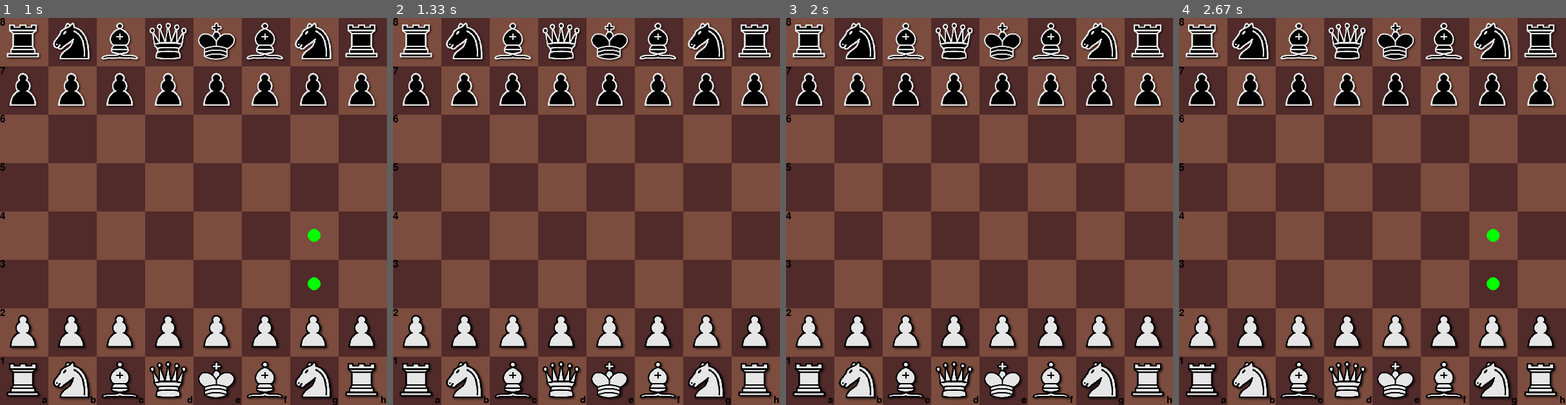
Above: before the commit, frames 1-4 (left to right).
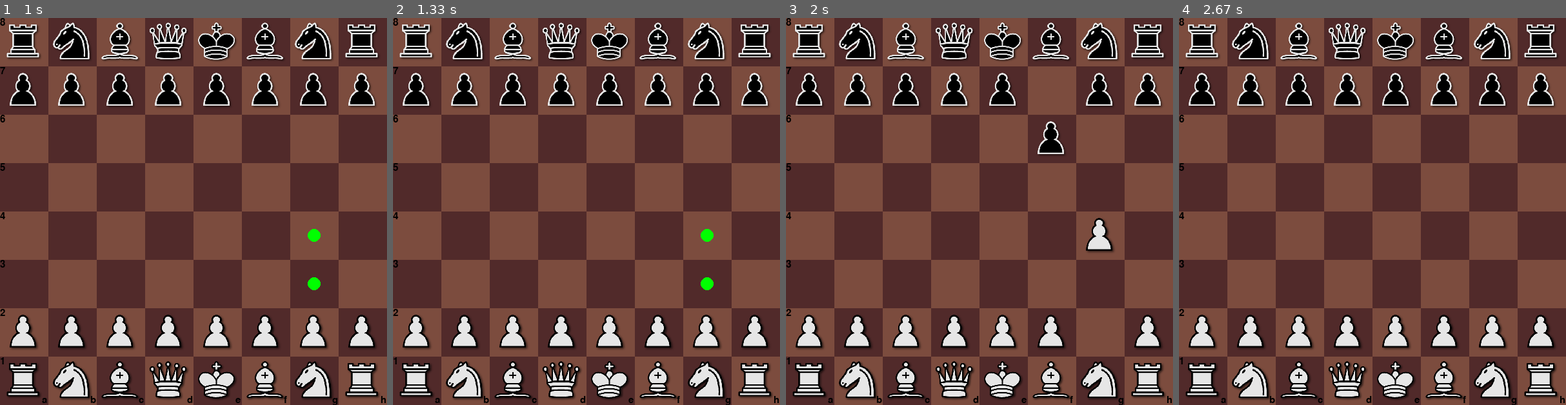
Above: after the commit, the same moments.

Repository: DepressingWeeb/Chess-Pygame
Game: pygame game, started from main.py
Same seed, same stepped clock (60 frames per second), same inputs: the game is played once before the commit and once after it.
Inputs (mouse positions are in pixels of both pictures, inside the frame that each line leads up to):
- Up to frame 1 (1 s): tap U at 0.33 s; press the mouse at (251, 76) at 0.7 s; move the mouse to (294, 211) at 0.8 s; release the mouse at (332, 346) at 0.93 s
- Up to frame 2 (1.33 s): press the mouse at (644, 76) at 1.03 s; move the mouse to (543, 137) at 1.13 s; release the mouse at (447, 199) at 1.27 s
- Up to frame 3 (2 s): press the mouse at (1037, 76) at 1.37 s; move the mouse to (1080, 215) at 1.47 s; release the mouse at (1126, 358) at 1.6 s; press the mouse at (1037, 76) at 1.7 s; move the mouse to (1056, 126) at 1.8 s; release the mouse at (1080, 176) at 1.93 s
- Up to frame 4 (2.67 s): hold U 2-2.47 s; click (1507, 312) at 2.08 s

Frame 1 is identical in both runs. In frame 2, 0.2% of the frame differs, in the area x 79-83%, y 54-71%; in frame 3, 1.7%, in the area x 65-85%, y 14-86%; in frame 4, 0.2%.

Commit message:
'fix bug'

Diff:
--- a/main.py
+++ b/main.py
@@ -43,6 +43,7 @@
         self.last_move = [(None, None), (None, None)]
         self.move_made = []
         self.en_passant = (None, None)
+        self.en_passant_history = []
         self.black_bishop_img = pygame.transform.scale(pygame.image.load('resources/resources/black_bishop.png'),
                                                        (WIDTH // 9, HEIGHT // 9))
         self.white_bishop_img = pygame.transform.scale(pygame.image.load('resources/resources/white_bishop.png'),
@@ -86,6 +87,7 @@
             ['p', 'p', 'p', 'p', 'p', 'p', 'p', 'p'],
             ['r', 'n', 'b', 'q', 'k', 'b', 'n', 'r']
         ]
+        self.board_history = []
 
     def draw_board(self):
         for i in range(8):
@@ -153,7 +155,7 @@
     def check_valid(row, col):
         return 0 <= row <= 7 and 0 <= col <= 7
 
-    def move(self):
+    def check_mouse_input(self):
         if pygame.mouse.get_pressed()[0] and self.delay == -1:
             x, y = pygame.mouse.get_pos()
             row, col = y // (HEIGHT // 8), x // (WIDTH // 8)
@@ -164,81 +166,147 @@
             else:
                 if (row, col) == self.start_move:
                     return
+                elif not self.check_diff_side(self.start_move[0], self.start_move[1], row, col) and self.board[row][
+                    col] != '':
+                    self.start_move = (row, col)
                 else:
-                    if (row, col) in self.get_legal_moves(self.start_move[0], self.start_move[1]):
-                        self.destination_move = (row, col)
-                        start_row, start_col = self.start_move
-                        end_row, end_col = self.destination_move
-                        # check if the move is castle or not,if it is,move the rook and king to a specific square
-                        if self.board[start_row][start_col] == 'k':
-                            check_long_castle, check_short_castle = self.check_castling_right()
-                            if check_long_castle and (end_row, end_col) == (7, 2):
-                                self.board[7][0], self.board[7][3] = '', self.board[7][0]
-                            elif check_short_castle and (end_row, end_col) == (7, 6):
-                                self.board[7][7], self.board[7][5] = '', self.board[7][7]
-                        elif self.board[start_row][start_col] == 'K':
-                            check_long_castle, check_short_castle = self.check_castling_right()
-                            if check_long_castle and (end_row, end_col) == (0, 2):
-                                self.board[0][0], self.board[0][3] = '', self.board[0][0]
-                            elif check_short_castle and (end_row, end_col) == (0, 6):
-                                self.board[0][7], self.board[0][5] = '', self.board[0][7]
-                        # check for en passant
-                        if self.board[start_row][start_col].lower() == 'p' and self.en_passant != (None, None):
-                            r, c = self.en_passant
-                            if self.white_turn and end_row == r - 1 and end_col == c:
-                                self.board[r][c] = ''
-                            elif (not self.white_turn) and end_row == r + 1 and end_col == c:
-                                self.board[r][c] = ''
-                        if self.board[start_row][start_col].lower() == 'p' and abs(end_row - start_row) == 2:
-                            self.en_passant = (end_row, end_col)
-                        else:
-                            self.en_passant = (None, None)
-
-                        self.board[start_row][start_col], self.board[end_row][end_col] = '', self.board[start_row][
-                            start_col]
-                        if self.board[end_row][end_col].lower() == 'p' and (end_row == 7 or end_row == 0):
-                            self.board[end_row][end_col] = self.pawn_promotion(end_row, end_col)
-
-                        self.last_move = [self.start_move, self.destination_move]
-                        self.move_made.append(self.last_move)
-                        self.white_turn = not self.white_turn
-                        if self.is_checkmate():
-                            pygame.quit()
-                            sys.exit()
-                        self.start_move = (None, None)
-                        self.destination_move = (None, None)
-                        self.delay = 0
-
-                    elif not self.check_diff_side(self.start_move[0], self.start_move[1], row, col):
-                        self.start_move = (row, col)
-
+                    self.move(self.start_move, (row, col))
+        if pygame.key.get_pressed()[K_u] and self.delay == -1:
+            self.undo_move()
         if self.delay >= 0:
             self.delay += 1
             if self.delay == 15:
                 self.delay = -1
 
-    def get_legal_moves(self, row, col):
+    def move(self, start_move, destination_move):
+        row, col = destination_move
+        if (row, col) in self.get_legal_moves(start_move[0], start_move[1], self.white_turn):
+            self.destination_move = (row, col)
+            start_row, start_col = start_move
+            end_row, end_col = destination_move
+            # check if the move is castle or not,if it is,move the rook and king to a specific square
+            if self.board[start_row][start_col] == 'k':
+                check_long_castle, check_short_castle = self.check_castling_right()
+                if check_long_castle and (end_row, end_col) == (7, 2):
+                    self.board[7][0], self.board[7][3] = '', self.board[7][0]
+                elif check_short_castle and (end_row, end_col) == (7, 6):
+                    self.board[7][7], self.board[7][5] = '', self.board[7][7]
+            elif self.board[start_row][start_col] == 'K':
+                check_long_castle, check_short_castle = self.check_castling_right()
+                if check_long_castle and (end_row, end_col) == (0, 2):
+                    self.board[0][0], self.board[0][3] = '', self.board[0][0]
+                elif check_short_castle and (end_row, end_col) == (0, 6):
+                    self.board[0][7], self.board[0][5] = '', self.board[0][7]
+            # check for en passant
+            if self.board[start_row][start_col].lower() == 'p' and self.en_passant != (None, None):
+                r, c = self.en_passant
+                if self.white_turn and end_row == r - 1 and end_col == c:
+                    self.board[r][c] = ''
+                elif (not self.white_turn) and end_row == r + 1 and end_col == c:
+                    self.board[r][c] = ''
+            if self.board[start_row][start_col].lower() == 'p' and abs(end_row - start_row) == 2:
+                self.en_passant = (end_row, end_col)
+                self.en_passant_history.append(self.en_passant)
+            else:
+                self.en_passant = (None, None)
+                self.en_passant_history.append(self.en_passant)
+
+            self.board[start_row][start_col], self.board[end_row][end_col] = '', self.board[start_row][
+                start_col]
+            if self.board[end_row][end_col].lower() == 'p' and (end_row == 7 or end_row == 0):
+                self.board[end_row][end_col] = self.pawn_promotion(end_row, end_col)
+            self.copy_board()
+            self.last_move = [start_move, destination_move]
+            self.move_made.append(self.last_move)
+            self.white_turn = not self.white_turn
+            if self.is_checkmate():
+                pygame.quit()
+                sys.exit()
+            self.start_move = (None, None)
+            self.destination_move = (None, None)
+            self.delay = 0
+
+    def copy_board(self):
+
+        tmp = []
+        for i in range(8):
+            lst_tmp = []
+            for j in range(8):
+                lst_tmp.append(self.board[i][j])
+            tmp.append(lst_tmp)
+        self.board_history.append(tmp)
+
+    def undo_move(self):
+        try:
+            self.white_turn = not self.white_turn
+            self.start_move = (None, None)
+            self.destination_move = (None, None)
+            self.move_made.pop()
+            self.board_history.pop()
+            # self.board=self.board_history[-1].copy()
+            tmp = []
+            for i in range(8):
+                lst_tmp = []
+                for j in range(8):
+                    lst_tmp.append(self.board_history[-1][i][j])
+                tmp.append(lst_tmp)
+            self.board = tmp
+
+            self.en_passant_history.pop()
+            self.en_passant = self.en_passant_history[-1]
+            self.delay = 0
+            # print(len(self.board_history))
+            for board in self.board_history:
+                self.print_board(board)
+            # print(self.en_passant_history)
+        except:
+            self.__init__()
+
+    def print_board(self, board):
+        for i in range(8):
+            for j in range(8):
+                if board[i][j] != '':
+                    print(board[i][j], end='')
+                else:
+                    print(' ', end='')
+            print()
+
+    def get_all_legal_moves(self, white_turn):
+        legal_moves = []
+        for i in range(8):
+            for j in range(8):
+                if white_turn and self.board[i][j].islower():
+                    moves = self.get_legal_moves(i, j, white_turn)
+                    for move in moves:
+                        legal_moves.append([(i, j), move])
+                if not white_turn and self.board[i][j].isupper():
+                    moves = self.get_legal_moves(i, j, white_turn)
+                    for move in moves:
+                        legal_moves.append([(i, j), move])
+        return legal_moves
+
+    def get_legal_moves(self, row, col, white_turn):
         legal_moves = []
         if row is None or col is None:
             return []
-        if self.board[row][col] == 'p' and self.white_turn:
+        if self.board[row][col] == 'p' and white_turn:
             legal_moves = self.get_legal_moves_white_pawn(row, col)
-        elif self.board[row][col] == 'P' and not self.white_turn:
+        elif self.board[row][col] == 'P' and not white_turn:
             legal_moves = self.get_legal_moves_black_pawn(row, col)
         # legal moves of white rook and black rook
-        elif (self.board[row][col] == 'r' and self.white_turn) or (self.board[row][col] == 'R' and not self.white_turn):
+        elif (self.board[row][col] == 'r' and white_turn) or (self.board[row][col] == 'R' and not white_turn):
             legal_moves = self.get_legal_moves_rook(row, col)
         # legal moves of white bishop and black bishop
-        elif (self.board[row][col] == 'b' and self.white_turn) or (self.board[row][col] == 'B' and not self.white_turn):
+        elif (self.board[row][col] == 'b' and white_turn) or (self.board[row][col] == 'B' and not white_turn):
             legal_moves = self.get_legal_moves_bishop(row, col)
         # legal moves of black and white knight
-        elif (self.board[row][col] == 'n' and self.white_turn) or (self.board[row][col] == 'N' and not self.white_turn):
+        elif (self.board[row][col] == 'n' and white_turn) or (self.board[row][col] == 'N' and not white_turn):
             legal_moves = self.get_legal_moves_knight(row, col)
         # legal moves of white and black king
-        elif (self.board[row][col] == 'k' and self.white_turn) or (self.board[row][col] == 'K' and not self.white_turn):
+        elif (self.board[row][col] == 'k' and white_turn) or (self.board[row][col] == 'K' and not white_turn):
             legal_moves = self.get_legal_moves_king(row, col)
         # legal moves of white queen and black queen
-        elif (self.board[row][col] == 'q' and self.white_turn) or (self.board[row][col] == 'Q' and not self.white_turn):
+        elif (self.board[row][col] == 'q' and white_turn) or (self.board[row][col] == 'Q' and not white_turn):
             legal_moves = self.get_legal_moves_queen(row, col)
 
         final_legal_moves = []
@@ -247,15 +315,15 @@
             r1, c1 = move
             temp_1, temp_2 = self.board[r][c], self.board[r1][c1]
             self.board[r][c], self.board[r1][c1] = '', self.board[r][c]
-            self.white_turn = not self.white_turn
-            if self.white_turn:
+            white_turn = not white_turn
+            if white_turn:
                 if self.get_king_position('BLACK') not in self.get_white_attack_square():
                     final_legal_moves.append(move)
             else:
                 if self.get_king_position('WHITE') not in self.get_black_attack_square():
                     final_legal_moves.append(move)
             self.board[r][c], self.board[r1][c1] = temp_1, temp_2
-            self.white_turn = not self.white_turn
+            white_turn = not white_turn
         # check if it can be a castling move or not
         if self.board[row][col] == 'k':
             check_long_castle, check_short_castle = self.check_castling_right()
@@ -424,7 +492,12 @@
         if self.en_passant != (None, None):
             r, c = self.en_passant
             if abs(col - c) == 1 and r == row:
-                legal_moves.append((row - 1, col + (c - col)))
+                self.board[r][c] = ''
+                self.board[row][col],self.board[row-1][col+(c-col)]='','p'
+                if self.get_king_position('WHITE') not in self.get_black_attack_square():
+                    legal_moves.append((row - 1, col + (c - col)))
+                self.board[r][c] = 'P'
+                self.board[row][col],self.board[row-1][col+(c-col)]='p',''
         # if the pawn is in the starting position
         if row == 6:
             if self.check_valid(row - 1, col) and self.board[row - 1][col] == '':
@@ -454,7 +527,13 @@
         if self.en_passant != (None, None):
             r, c = self.en_passant
             if abs(col - c) == 1 and r == row:
-                legal_moves.append((row + 1, col + (c - col)))
+                self.board[r][c] = ''
+                self.board[row][col],self.board[row+1][col+(c-col)]='','P'
+                if self.get_king_position('BLACK') not in self.get_white_attack_square():
+                    legal_moves.append((row + 1, col + (c - col)))
+                    #print(1)
+                self.board[r][c] = 'p'
+                self.board[row][col],self.board[row+1][col+(c-col)]='P',''
         # if the pawn is in the starting position
         if row == 1:
             if self.check_valid(row + 1, col) and self.board[row + 1][col] == '':
@@ -474,7 +553,7 @@
 
     def draw_legal_moves(self):
         curr_row, curr_col = self.start_move
-        legal_moves = self.get_legal_moves(curr_row, curr_col)
+        legal_moves = self.get_legal_moves(curr_row, curr_col, self.white_turn)
         for row, col in legal_moves:
             center = self.board_coordinate[row][col].center
             pygame.draw.circle(SCREEN, GREEN, center, 10)
@@ -714,7 +793,7 @@
                 for i in range(8):
                     for j in range(8):
                         if self.board[i][j] != '' and self.board[i][j].islower():
-                            legal_moves += self.get_legal_moves(i, j)
+                            legal_moves += self.get_legal_moves(i, j, self.white_turn)
 
                 if len(legal_moves) == 0:
                     return True
@@ -725,7 +804,7 @@
                 for i in range(8):
                     for j in range(8):
                         if self.board[i][j] != '' and self.board[i][j].isupper():
-                            legal_moves += self.get_legal_moves(i, j)
+                            legal_moves += self.get_legal_moves(i, j, self.white_turn)
                 if len(legal_moves) == 0:
                     return True
                 return False
@@ -733,8 +812,11 @@
     def check_castling_right(self):
         if self.is_in_check():
             return [False, False]
+
         ans = [True, True]
         if self.white_turn:
+            if self.get_king_position('WHITE')!=(7,4):
+                return [False,False]
             # check short and long castle
             for start, end in self.move_made:
                 if start == (7, 4):
@@ -751,11 +833,13 @@
                 if self.board[7][5] != '' or self.board[7][6] != '':
                     ans[1] = False
             if ans[0]:
-                if (7, 1) in attack_squares or (7, 2) in attack_squares or (7, 3) in attack_squares:
+                if (7, 2) in attack_squares or (7, 3) in attack_squares:
                     ans[0] = False
                 if self.board[7][1] != '' or self.board[7][2] != '' or self.board[7][3] != '':
                     ans[0] = False
         else:
+            if self.get_king_position('BLACK')!=(0,4):
+                return [False,False]
             for start, end in self.move_made:
                 if start == (0, 4):
                     return [False, False]
@@ -771,7 +855,7 @@
                 if self.board[0][5] != '' or self.board[0][6] != '':
                     ans[1] = False
             if ans[0]:
-                if (0, 1) in attack_squares or (0, 2) in attack_squares or (0, 3) in attack_squares:
+                if (0, 2) in attack_squares or (0, 3) in attack_squares:
                     ans[0] = False
                 if self.board[0][1] != '' or self.board[0][2] != '' or self.board[0][3] != '':
                     ans[0] = False
@@ -857,7 +941,7 @@
         SCREEN.fill(WHITE)
         board.draw_board()
         board.draw_pieces()
-        board.move()
+        board.check_mouse_input()
         board.draw_legal_moves()
         check_quit_game()
         pygame.display.update()
@@ -871,4 +955,5 @@
             sys.exit()
 
 
+#board.test()
 main_loop()
